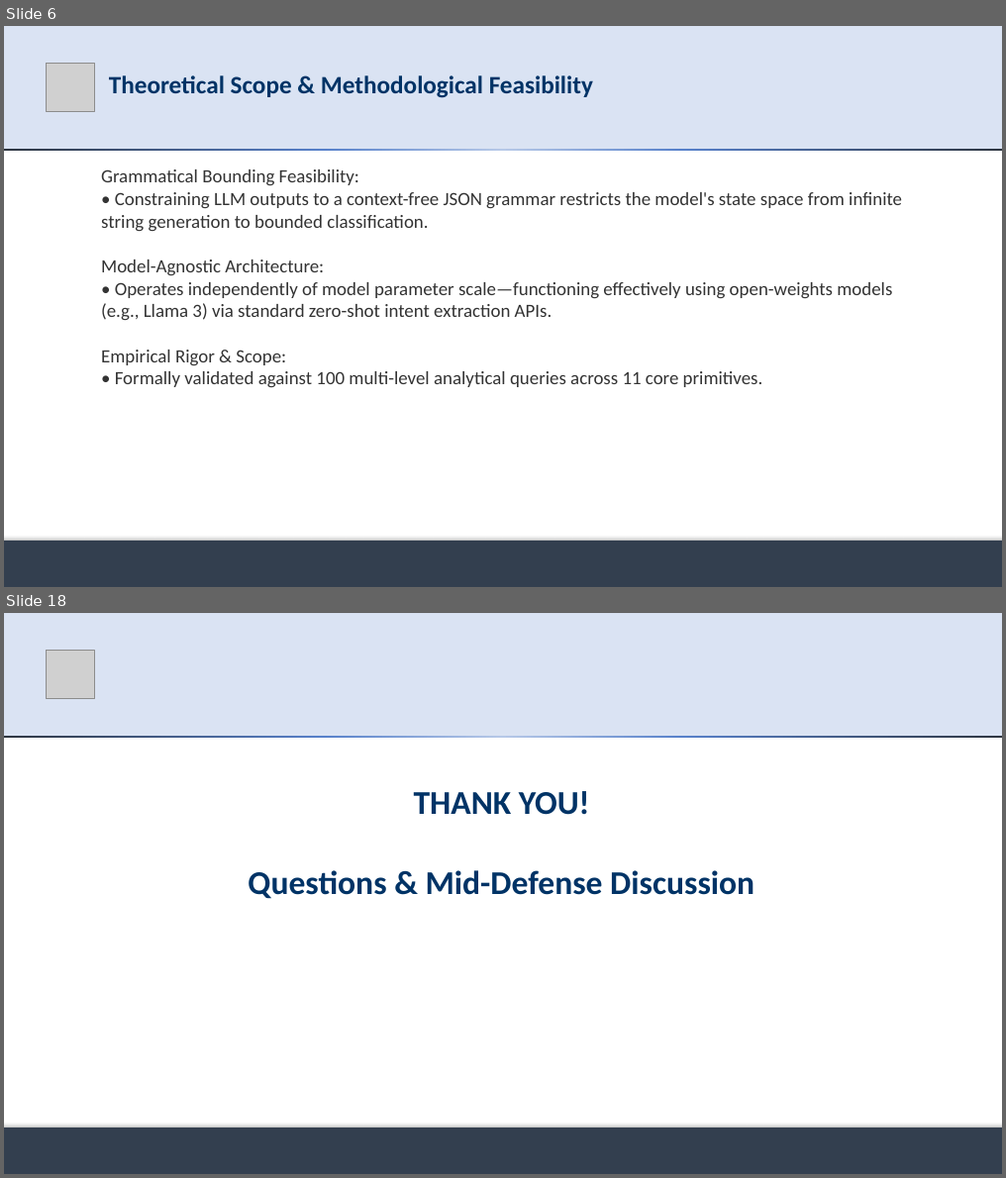
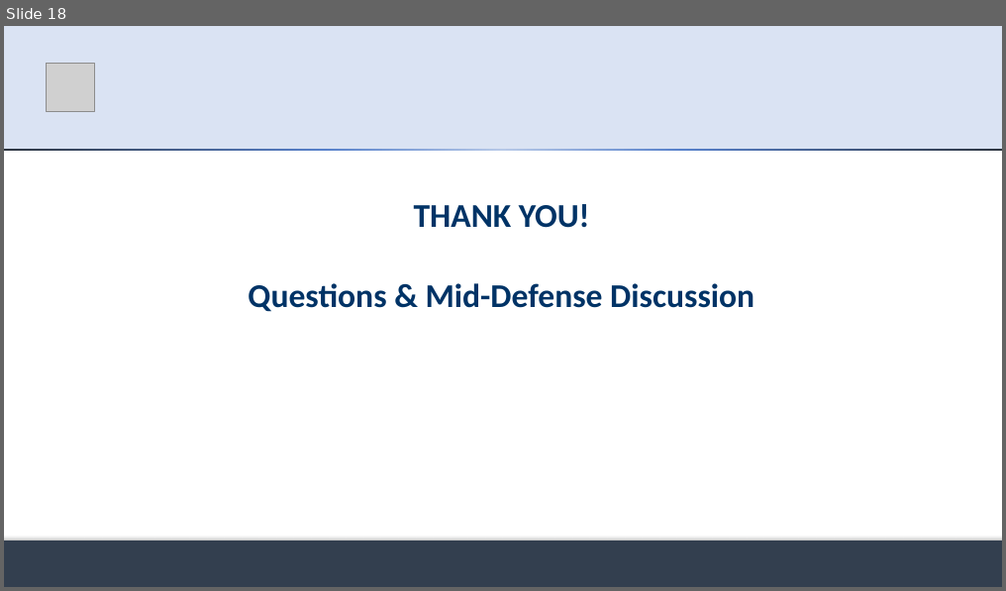
Before and after one commit to md-riaz/AEGIS-Research, a slide deck: docs/scripts/Md_Riaz_Mid_Defense_Final_0322310105101024.pptx. Shown one above the other, each under a label of ours: slides 6 and 18 before the commit, slide 18 after it; the slides between them are not shown. The pictures are 1006x1178 and 1006x591 pixels, drawn with LibreOffice and Linux fonts; fonts in the diff are those of the drawing; grey boxes stand for pictures. Boxes give left, top, right and bottom in pixels: in the first picture for what was removed or moved away, otherwise in the second. Text is boxed around its words. In the diff, an @@ line names an element or a change of style, - is before the commit and + after.

Commit message:
refactor(presentation): calibrate mid-defense deck with research questions, thesis title, and balanced evaluation claims

```diff
--- a/docs/scripts/Md_Riaz_Mid_Defense_Final_0322310105101024.pptx
+++ b/docs/scripts/Md_Riaz_Mid_Defense_Final_0322310105101024.pptx
@@ slide 6 removed at box(4, 26, 1002, 587), background #FFFFFF @@
@@ rectangle removed at box(4, 26, 1002, 149) @@
@@ picture removed at box(46, 64, 94, 111) @@
@@ title removed at box(109, 76, 593, 98) @@
-Theoretical Scope & Methodological Feasibility
@@ rectangle removed at box(4, 149, 1002, 151) @@
@@ text removed at box(101, 170, 902, 387) @@
-Grammatical Bounding Feasibility:
-• Constraining LLM outputs to a context-free JSON grammar restricts the model's state space from infinite string generation to bounded classification.
-Model-Agnostic Architecture:
-• Operates independently of model parameter scale—functioning effectively using open-weights models (e.g., Llama 3) via standard zero-shot intent extraction APIs.
-Empirical Rigor & Scope:
-• Formally validated against 100 multi-level analytical queries across 11 core primitives.
@@ rectangle removed at box(4, 541, 1002, 587) @@
```
Also in this commit, not shown: 13 slides changed, 4 slides added, 3 other slides removed, 19 other files.
